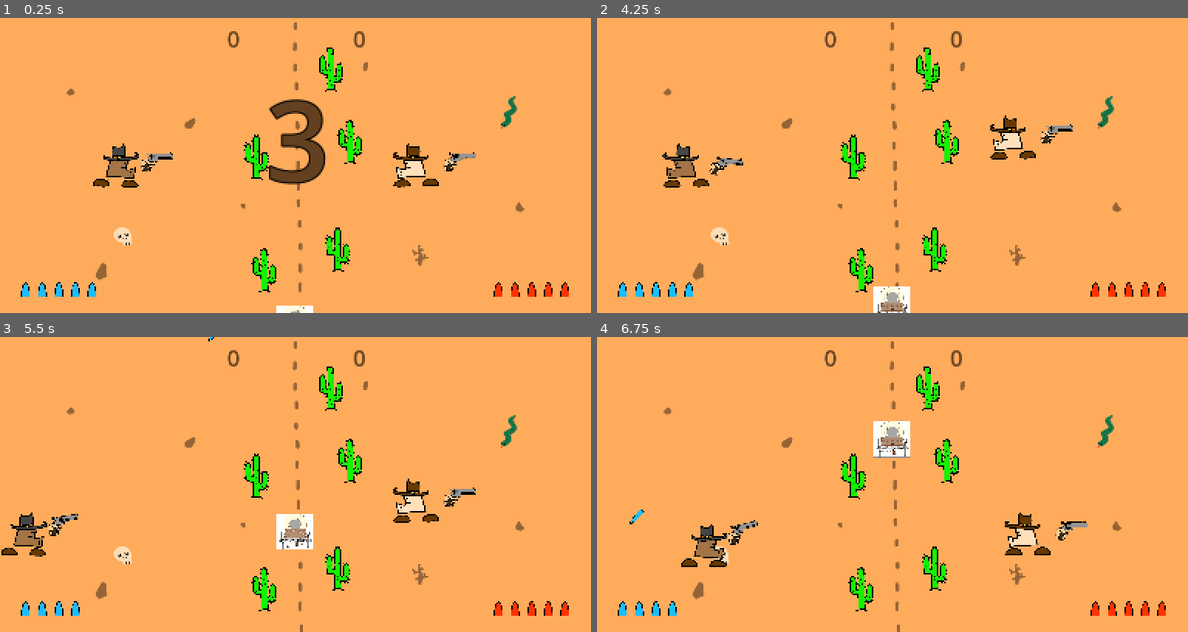
Above: before the commit, frames 1-4 (two rows, left to right).
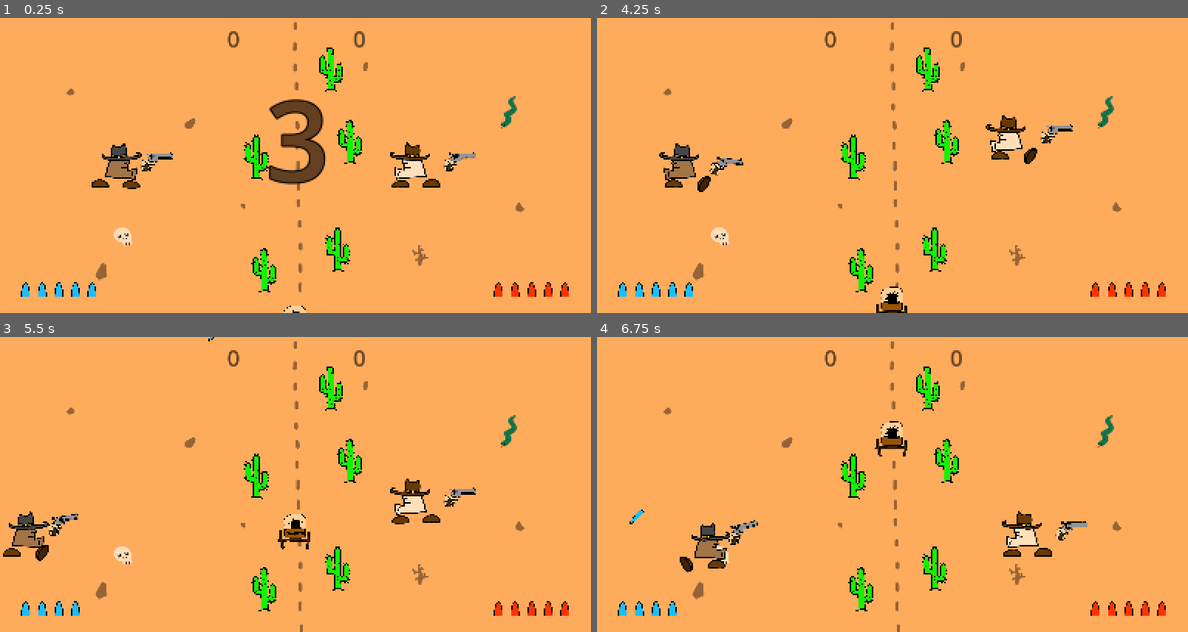
Above: after the commit, the same moments.

Repository: scrr-az/JD_prelim_proj
Game: Godot game, scene res://scenes/level5.tscn
Two runs of this game, one before a commit and one after it. Both use one fixed random seed, a clock stepped at 60 frames per second and the inputs below. This scene is started directly instead of the project's main scene. The engine's default icon, where the game draws it, is replaced by a stand-in: a white triangle on a blue panel in a dark square. Sound files missing from this copy of the repository are replaced by a short silence.
Inputs (mouse positions are in pixels of both pictures, inside the frame that each line leads up to):
- Up to frame 1 (0.25 s): no input
- Up to frame 2 (4.25 s): tap Enter at 0.5, 2.75 s; move the mouse to (1022, 150) at 0.52 s; hold D (p1_right) 0.53-1.28 s; click (1022, 150) at 0.6 s; tap Space at 1.25, 3.5 s; move the mouse to (774, 180) at 1.27 s; hold S (p1_down) 1.28-2.03 s; tap Down (p2_down) at 1.35 s; move the mouse to (951, 100) at 2.02 s; hold D (p1_right) 2.03-2.78 s; hold Left (p2_left) 2.03-2.78 s; move the mouse to (862, 224) at 2.77 s; hold W (p1_up) 2.78-3.53 s; tap Right (p2_right) at 2.85 s; move the mouse to (1069, 209) at 3.52 s; hold A (p1_left) from 3.53 s (still down); hold Up (p2_up) from 3.53 s (still down)
- Up to frame 3 (5.5 s): move the mouse to (118, 440) at 4.27 s; release Up (p2_up) at 4.28 s; click (118, 440) at 4.35 s; move the mouse to (325, 484) at 5.02 s; release A (p1_left) at 5.03 s; hold S (p1_down) from 5.03 s (still down); hold Down (p2_down) from 5.03 s (still down)
- Up to frame 4 (6.75 s): move the mouse to (803, 410) at 5.77 s; release S (p1_down) at 5.78 s; release Down (p2_down) at 5.78 s; hold D (p1_right) 5.78-6.53 s; tap Left (p2_left) at 5.85 s; move the mouse to (1022, 469) at 6.52 s; hold W (p1_up) from 6.53 s (still down); hold Right (p2_right) from 6.53 s (still down)

The runs differ from the first frame. In frame 1, 0.7% of the frame differs, in the area x 15-75%, y 42-100%; in frame 2, 1.2%; in frame 3, 1.3%; in frame 4, 1.4%, in the area x 14-77%, y 28-80%.

Commit message:
Updated animations, wagon sprite, added countdown sounds

Diff:
--- a/scenes/moving_obstacle.tscn
+++ b/scenes/moving_obstacle.tscn
@@ -1,7 +1,7 @@
 [gd_scene format=3 uid="uid://bledd41ugl8i3"]
 
-[ext_resource type="Texture2D" uid="uid://beclhkcc51j1r" path="res://sprites/wagon-back-end-Ccr5XOsy.jpg" id="1_18cu4"]
 [ext_resource type="Script" uid="uid://d1mtgpq7ohcgx" path="res://scripts/moving_obstacle.gd" id="1_lj30i"]
+[ext_resource type="Texture2D" uid="uid://c4t2gpmoj3qnn" path="res://sprites/wagon.png" id="2_lj30i"]
 
 [sub_resource type="Curve2D" id="Curve2D_ru4tf"]
 _data = {
@@ -32,4 +32,4 @@
 position = Vector2(3.0517578e-05, -3.0517578e-05)
 rotation = 1.5707964
 scale = Vector2(0.12565713, 0.08778742)
-texture = ExtResource("1_18cu4")
+texture = ExtResource("2_lj30i")
--- a/scenes/player_1.tscn
+++ b/scenes/player_1.tscn
@@ -2,11 +2,14 @@
 
 [ext_resource type="Script" uid="uid://dqbjnr2mnhc8k" path="res://scripts/player.gd" id="1_jkihx"]
 [ext_resource type="PackedScene" uid="uid://dqqr2y5m8ndbt" path="res://scenes/bullet.tscn" id="2_qgfdq"]
-[ext_resource type="Texture2D" uid="uid://1e0hot3jcfxa" path="res://sprites/Oto.jpg" id="3_cyakk"]
 [ext_resource type="Texture2D" uid="uid://feg0gg0eba6q" path="res://sprites/player1.png" id="3_jkihx"]
 [ext_resource type="Texture2D" uid="uid://bbfck0amb52j1" path="res://sprites/hand.png" id="4_f2c3w"]
-[ext_resource type="Texture2D" uid="uid://p7dsp4eh2yuu" path="res://sprites/Screenshot_20261006_144109.png" id="6_ngimn"]
-[ext_resource type="Texture2D" uid="uid://bf87rr1fk1k5h" path="res://sprites/icon.svg" id="7_3wjnj"]
+[ext_resource type="Texture2D" uid="uid://duvsadhm1nttc" path="res://sprites/player1_death1.png" id="5_qgfdq"]
+[ext_resource type="Texture2D" uid="uid://dvbh21qyy6mfn" path="res://sprites/player1_death2.png" id="6_cyakk"]
+[ext_resource type="Texture2D" uid="uid://bdxpywuqo37de" path="res://sprites/player1_death3.png" id="7_7m5b5"]
+[ext_resource type="Texture2D" uid="uid://b43dmiq0gn26q" path="res://sprites/player1_death4.png" id="8_xfu11"]
+[ext_resource type="Texture2D" uid="uid://clpv6olquh5nc" path="res://sprites/player1_walk1.png" id="9_7m5b5"]
+[ext_resource type="Texture2D" uid="uid://b4tcjcovei6sb" path="res://sprites/player1_walk2.png" id="10_xfu11"]
 
 [sub_resource type="RectangleShape2D" id="RectangleShape2D_8hn45"]
 size = Vector2(126, 122)
@@ -18,13 +21,42 @@
 animations = [{
 "frames": [{
 "duration": 1.0,
-"texture": ExtResource("3_cyakk")
+"texture": ExtResource("5_qgfdq")
 }, {
 "duration": 1.0,
-"texture": ExtResource("6_ngimn")
+"texture": ExtResource("6_cyakk")
 }, {
 "duration": 1.0,
-"texture": ExtResource("7_3wjnj")
+"texture": ExtResource("7_7m5b5")
+}, {
+"duration": 1.0,
+"texture": ExtResource("8_xfu11")
+}, {
+"duration": 1.0,
+"texture": ExtResource("8_xfu11")
+}, {
+"duration": 1.0,
+"texture": ExtResource("8_xfu11")
+}],
+"loop": 0,
+"name": &"default",
+"speed": 5.0
+}]
+
+[sub_resource type="SpriteFrames" id="SpriteFrames_hkoe6"]
+animations = [{
+"frames": [{
+"duration": 1.0,
+"texture": ExtResource("3_jkihx")
+}, {
+"duration": 1.0,
+"texture": ExtResource("9_7m5b5")
+}, {
+"duration": 1.0,
+"texture": ExtResource("3_jkihx")
+}, {
+"duration": 1.0,
+"texture": ExtResource("10_xfu11")
 }],
 "loop": 0,
 "name": &"default",
@@ -39,6 +71,7 @@
 bullet_scene = ExtResource("2_qgfdq")
 
 [node name="Sprite2D" type="Sprite2D" parent="." unique_id=906502490]
+visible = false
 scale = Vector2(0.22992702, 0.23705181)
 texture = ExtResource("3_jkihx")
 
@@ -64,7 +97,12 @@
 process_mode = 2
 visible = false
 position = Vector2(6.0000057, -0.9999981)
-scale = Vector2(0.3059702, 0.24659865)
+scale = Vector2(0.24, 0.24)
 sprite_frames = SubResource("SpriteFrames_vr6w2")
 
+[node name="SpriteWalk" type="AnimatedSprite2D" parent="." unique_id=82495381]
+process_mode = 1
+scale = Vector2(0.25, 0.25)
+sprite_frames = SubResource("SpriteFrames_hkoe6")
+
 [connection signal="area_entered" from="Area2D" to="." method="_on_area_2d_area_entered"]
--- a/scenes/player_2.tscn
+++ b/scenes/player_2.tscn
@@ -2,11 +2,14 @@
 
 [ext_resource type="Script" uid="uid://dqbjnr2mnhc8k" path="res://scripts/player.gd" id="1_v7tvf"]
 [ext_resource type="PackedScene" uid="uid://dqqr2y5m8ndbt" path="res://scenes/bullet.tscn" id="2_povjg"]
-[ext_resource type="Texture2D" uid="uid://p7dsp4eh2yuu" path="res://sprites/Screenshot_20261006_144109.png" id="3_hkoe6"]
 [ext_resource type="Texture2D" uid="uid://t7phcujeodxo" path="res://sprites/player2.png" id="3_povjg"]
 [ext_resource type="Texture2D" uid="uid://bbfck0amb52j1" path="res://sprites/hand.png" id="4_v7tvf"]
-[ext_resource type="Texture2D" uid="uid://1e0hot3jcfxa" path="res://sprites/Oto.jpg" id="5_b2c7a"]
-[ext_resource type="Texture2D" uid="uid://bf87rr1fk1k5h" path="res://sprites/icon.svg" id="6_x4ukj"]
+[ext_resource type="Texture2D" uid="uid://egxiehdap8m8" path="res://sprites/player2_death1.png" id="5_hkoe6"]
+[ext_resource type="Texture2D" uid="uid://bhgcwkb82opoo" path="res://sprites/player2_death2.png" id="6_ne6jw"]
+[ext_resource type="Texture2D" uid="uid://c5mwbgcdptdlo" path="res://sprites/player2_death3.png" id="7_b2c7a"]
+[ext_resource type="Texture2D" uid="uid://c83u8j6re6yh4" path="res://sprites/player2_death4.png" id="8_x4ukj"]
+[ext_resource type="Texture2D" uid="uid://d15bksqtat3t8" path="res://sprites/player2_walk1.png" id="9_b2c7a"]
+[ext_resource type="Texture2D" uid="uid://6tfbnsheh70j" path="res://sprites/player2_walk2.png" id="10_x4ukj"]
 
 [sub_resource type="RectangleShape2D" id="RectangleShape2D_ub6hr"]
 size = Vector2(139, 134)
@@ -18,15 +21,44 @@
 animations = [{
 "frames": [{
 "duration": 1.0,
-"texture": ExtResource("3_hkoe6")
+"texture": ExtResource("5_hkoe6")
 }, {
 "duration": 1.0,
-"texture": ExtResource("5_b2c7a")
+"texture": ExtResource("6_ne6jw")
 }, {
 "duration": 1.0,
-"texture": ExtResource("6_x4ukj")
+"texture": ExtResource("7_b2c7a")
+}, {
+"duration": 1.0,
+"texture": ExtResource("8_x4ukj")
+}, {
+"duration": 1.0,
+"texture": ExtResource("8_x4ukj")
+}, {
+"duration": 1.0,
+"texture": ExtResource("8_x4ukj")
 }],
 "loop": 0,
+"name": &"default",
+"speed": 5.0
+}]
+
+[sub_resource type="SpriteFrames" id="SpriteFrames_t4bc4"]
+animations = [{
+"frames": [{
+"duration": 1.0,
+"texture": ExtResource("3_povjg")
+}, {
+"duration": 1.0,
+"texture": ExtResource("9_b2c7a")
+}, {
+"duration": 1.0,
+"texture": ExtResource("3_povjg")
+}, {
+"duration": 1.0,
+"texture": ExtResource("10_x4ukj")
+}],
+"loop": 1,
 "name": &"default",
 "speed": 5.0
 }]
@@ -40,8 +72,9 @@
 is_p1 = false
 
 [node name="Sprite2D" type="Sprite2D" parent="." unique_id=776641270]
+visible = false
 position = Vector2(0.99993896, 0)
-scale = Vector2(0.23, 0.237)
+scale = Vector2(-0.23, 0.237)
 texture = ExtResource("3_povjg")
 
 [node name="Hand" type="Node2D" parent="." unique_id=364160589]
@@ -67,6 +100,11 @@
 [node name="SpriteDead" type="AnimatedSprite2D" parent="." unique_id=494996710]
 process_mode = 2
 visible = false
+scale = Vector2(0.24, 0.24)
 sprite_frames = SubResource("SpriteFrames_ub6hr")
 
+[node name="SpriteWalk" type="AnimatedSprite2D" parent="." unique_id=2136771176]
+scale = Vector2(0.25, 0.25)
+sprite_frames = SubResource("SpriteFrames_t4bc4")
+
 [connection signal="area_entered" from="Area2D" to="." method="_on_area_2d_area_entered"]
--- a/scripts/player.gd
+++ b/scripts/player.gd
@@ -15,6 +15,7 @@
 var round_over : bool = false
 
 @export var is_p1 = true												## boolean for player specific stuff
+@onready var walk_animation = $SpriteWalk
 
 func _physics_process(delta):
 	if not round_over:
@@ -55,6 +56,7 @@
 		input = get_input()
 
 		if input == Vector2.ZERO:
+			walk_animation.stop()
 			if velocity.length() > (friction * delta):
 				velocity -= velocity.normalized() * (4*friction * delta)
 			else:
@@ -62,11 +64,19 @@
 		else:
 			velocity += (input * accel * delta)
 			velocity = velocity.limit_length(max_speed)
+			walk_animation.play("default")
+			walk_animation.flip_h = input.x < 0
 
-		if velocity.x >= 0:											# flips player sprite depending on direction
-			$Sprite2D.flip_h = 0
-		else:
-			$Sprite2D.flip_h = 1
+		#if is_p1:
+			#if velocity.x >= 0:											# flips player sprite depending on direction
+				#$Sprite2D.flip_h = 0
+			#else:
+				#$Sprite2D.flip_h = 1
+		#else:
+			#if velocity.x >= 0:											# flips player sprite depending on direction
+				#$Sprite2D.flip_h = 1
+			#else:
+				#$Sprite2D.flip_h = 0
 
 		move_and_slide()
 
@@ -92,7 +102,9 @@
 
 		Global.play_sound("res://audio/gunshot.wav")
 
-		bullet_counter = bullet_counter-1
+		var current_scene = get_tree().current_scene.scene_file_path
+		if current_scene != "res://scenes/main.tscn":
+			bullet_counter = bullet_counter-1
 		#print("R: " + str(bullet.rot) + " D: " + str(bullet.dir) + " S: " + str(bullet.speed))
 		#print(str(bullet_counter))
 	else:
@@ -107,7 +119,7 @@
 	else:
 		Global.play_sound("res://audio/p2_death.wav")
 	# play the death animation
-	$Sprite2D.visible = false
+	$SpriteWalk.visible = false
 	$SpriteDead.visible = true
 	$SpriteDead.play()
 	await $SpriteDead.animation_finished
--- a/scripts/ui.gd
+++ b/scripts/ui.gd
@@ -13,6 +13,7 @@
 
 	$Countdown/CountdownLabel.text = "%s" % countdownValue
 	$Countdown/Timer.start()
+	Global.play_sound("res://audio/countdown.wav")
 
 
 # Called every frame. 'delta' is the elapsed time since the previous frame.
@@ -35,8 +36,10 @@
 	if countdownValue > 0:
 		$Countdown/CountdownLabel.text = "%s" % countdownValue
 		$Countdown/Timer.start()
+		Global.play_sound("res://audio/countdown.wav")
 	elif countdownValue == 0:
 		$Countdown/CountdownLabel.text = "GO!"
+		Global.play_sound("res://audio/countdown_final.wav")
 		$Countdown/Timer.start()
 	else:
 		$Countdown/CountdownLabel.hide()
Not shown, added: audio/countdown.wav.import
Not shown, added: audio/countdown_final.wav.import
Binary file changed: sprites/player1.png
Binary file added: sprites/player1_death1.png
Not shown, added: sprites/player1_death1.png.import
Binary file added: sprites/player1_death2.png
Not shown, added: sprites/player1_death2.png.import
Binary file added: sprites/player1_death3.png
Not shown, added: sprites/player1_death3.png.import
Binary file added: sprites/player1_death4.png
Not shown, added: sprites/player1_death4.png.import
Binary file added: sprites/player1_walk1.png
(and 21 more such lines)
